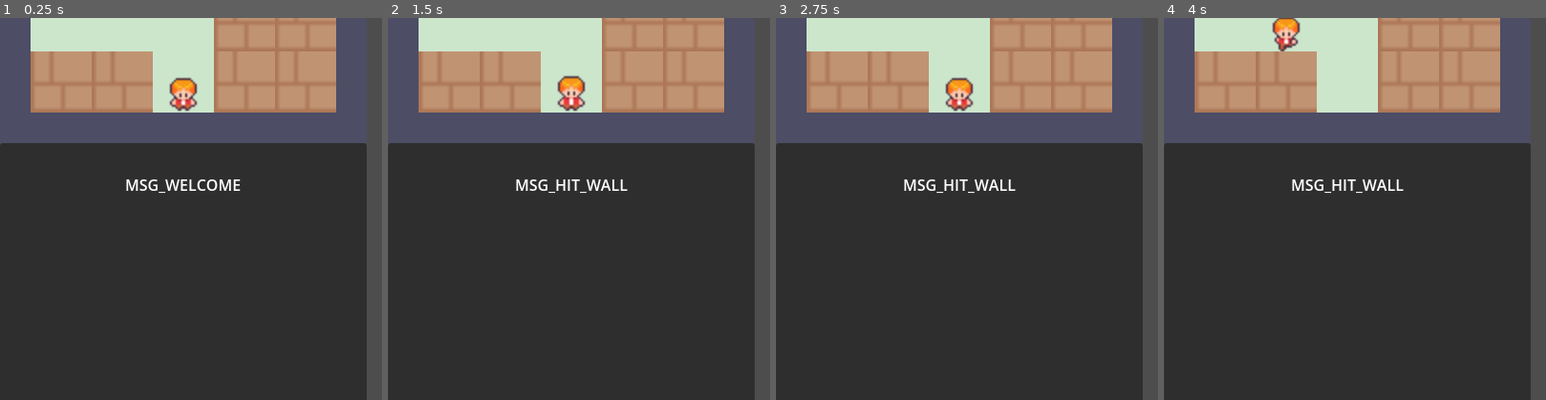
Above: before the commit, frames 1-4 (left to right).
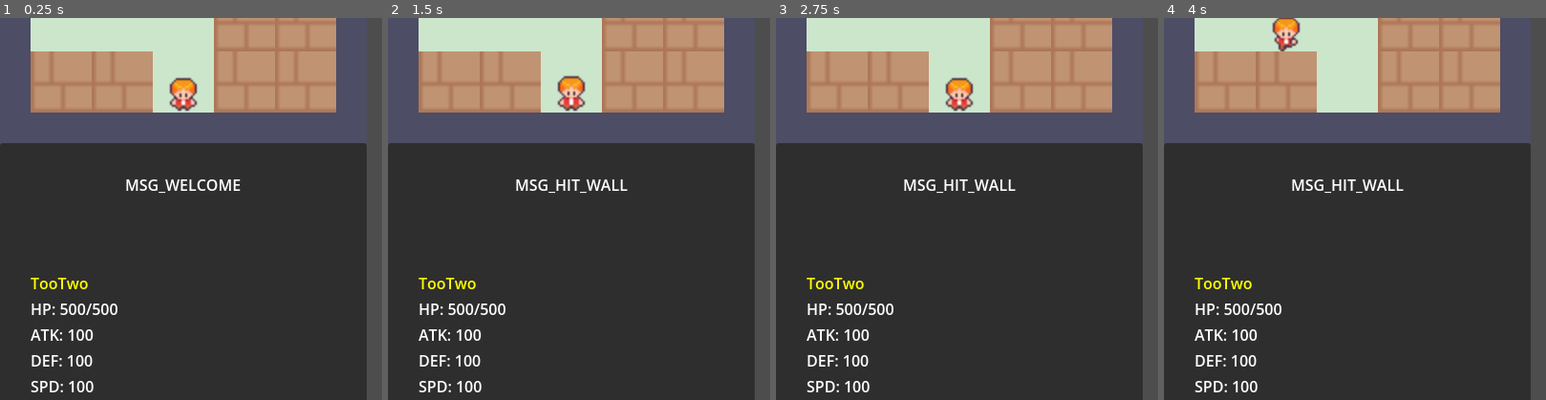
Above: after the commit, the same moments.

Repository: yifan-lee/ATB_Tower_Climber
Game: Godot game, scene res://scenes/main.tscn
The game is run twice, just before and just after one commit, with the same random seed, the same clock (stepped at 60 frames per second) and the same inputs. The project has no main scene, so this scene is started directly.
Inputs:
- Up to frame 1 (0.25 s): no input
- Up to frame 2 (1.5 s): tap Enter (ui_accept) at 0.5, 0.77, 1.25 s; hold Right (ui_right) 0.53-1.28 s; hold Down (ui_down) from 1.28 s (still down)
- Up to frame 3 (2.75 s): tap Enter (ui_accept) at 1.52 s; release Down (ui_down) at 2.03 s; hold Right (ui_right) from 2.03 s (still down)
- Up to frame 4 (4 s): release Right (ui_right) at 2.78 s; hold Up (ui_up) 2.78-3.53 s; tap Enter (ui_accept) at 3.02, 3.77 s; hold Left (ui_left) from 3.53 s (still down)
The pictures show only the part of the screen within x 0-50%, y 32-82%; the shares and areas given below are measured in that part.

The runs differ from the first frame. In frame 1, 1.2% of the frame differs, in the area x 8-31%, y 68-98%; in frame 2, 1.2%; in frame 3, 1.2%; in frame 4, 1.2%.

Commit message:
add stat info panel

Diff:
--- a/config/entity_db.gd
+++ b/config/entity_db.gd
@@ -17,6 +17,7 @@
             SkillDB.get_skill("basic_atk"),
             SkillDB.get_skill("heavy_strike"),
             SkillDB.get_skill("fireball"),
+            SkillDB.get_skill("one_hit"),
         ]
     )
 
--- a/config/skill_db.gd
+++ b/config/skill_db.gd
@@ -14,6 +14,9 @@
     db["fireball"] = Skill.new().setup(
         "SKILL_FIREBALL_NAME", 100, 8, "SKILL_FIREBALL_DESC"
     )
+    db["one_hit"] = Skill.new().setup(
+        "SKILL_ONE_HIT_NAME", 9999, 0, "SKILL_ONE_HIT_DESC"
+    )
 
 func get_skill(id: String) -> Skill:
     if db.has(id):
--- a/core/event_bus.gd
+++ b/core/event_bus.gd
@@ -19,5 +19,5 @@
 
 
 signal show_skill_menu(skills: Array) # 通知 UI 开启技能菜单
-signal hide_skill_menu() # 通知 UI 开启技能菜单
+# signal hide_skill_menu() # 通知 UI 开启技能菜单
 signal player_skill_chosen(skill: Skill) # UI 通知主逻辑玩家选了哪个技能
--- a/locale/texts.csv
+++ b/locale/texts.csv
@@ -11,4 +11,6 @@
 SKILL_HEAVY_DESC,奋力一击，造成巨额伤害，冷却3秒。,A powerful blow. Cooldown: 3 seconds.
 SKILL_FIREBALL_NAME,火球术,Fireball.
 SKILL_FIREBALL_DESC,对怪物造成巨额伤害，冷却5秒,Fireball. Cooldown: 5 seconds.
+SKILL_ONE_HIT_NAME,一击必杀,One Hit Kill
+SKILL_ONE_HIT_DESC,秒杀怪物,Kill Enemy
 DISPLAY_DAMAGE,伤害：,"Damage: "
--- a/scenes/battle.gd
+++ b/scenes/battle.gd
@@ -49,6 +49,7 @@
 	e_speed_px = BAR_WIDTH * (100.0 + enemy_stats.spd) / 400.0
 
 	EventBus.player_skill_chosen.connect(_on_player_skill_chosen)
+
 
 func _build_top_progress_bar():
 	var bar_bg = ColorRect.new()
--- a/ui/info_panel.gd
+++ b/ui/info_panel.gd
@@ -3,6 +3,7 @@
 
 const SystemMessageView = preload("res://ui/system_message_view.gd")
 const SkillMenuView = preload("res://ui/skill_menu_view.gd")
+const StatInfoView = preload("res://ui/stat_info_view.gd")
 
 func _ready():
 	# 让整个 Panel 填满 UIContainer 的大小
@@ -22,5 +23,8 @@
 	var message_view = SystemMessageView.new()
 	content_vbox.add_child(message_view)
 
+	var stat_info_view = StatInfoView.new()
+	content_vbox.add_child(stat_info_view)
+
 	var skill_menu = SkillMenuView.new()
 	content_vbox.add_child(skill_menu)
--- a/ui/skill_menu_view.gd
+++ b/ui/skill_menu_view.gd
@@ -14,20 +14,34 @@
 	size_flags_vertical = Control.SIZE_EXPAND_FILL
 	visible = false # 初始隐藏
 
+	_setup_skill_list_box()
+	_setup_desc_label_box()
+
+
+	EventBus.show_skill_menu.connect(_on_show_skill_menu)
+	EventBus.battle_ended.connect(_on_hide_skill_menu)
+
+func _setup_skill_list_box():
 	skill_list_box = VBoxContainer.new()
 	skill_list_box.size_flags_horizontal = Control.SIZE_EXPAND_FILL
+	skill_list_box.size_flags_vertical = Control.SIZE_FILL
+	skill_list_box.alignment = BoxContainer.ALIGNMENT_BEGIN
+
 	add_child(skill_list_box)
 
+func _setup_desc_label_box():
 	skill_desc_label = Label.new()
 	skill_desc_label.size_flags_horizontal = Control.SIZE_EXPAND_FILL
-	skill_desc_label.autowrap_mode = TextServer.AUTOWRAP_WORD_SMART
-	skill_desc_label.vertical_alignment = VERTICAL_ALIGNMENT_CENTER
+	skill_desc_label.size_flags_vertical = Control.SIZE_FILL
+
+	# 文本向上对齐
+	skill_desc_label.vertical_alignment = VERTICAL_ALIGNMENT_TOP
+	skill_desc_label.autowrap_mode = TextServer.AUTOWRAP_WORD_SMART # 自动换行防止穿帮
+
+	# 直接塞进本脚本的 HBoxContainer 里
 	add_child(skill_desc_label)
 
-	EventBus.show_skill_menu.connect(_on_show_skill_menu)
-	EventBus.hide_skill_menu.connect(_on_hide_skill_menu)
-
-func _on_hide_skill_menu():
+func _on_hide_skill_menu(_result: String = ""):
 	is_menu_active = false
 	visible = false
 
--- /dev/null
+++ b/ui/stat_info_view.gd
@@ -0,0 +1,55 @@
+# res://ui/stat_info_view.gd
+extends HBoxContainer
+
+var player_stats: Stats
+
+var hp_lbl: Label
+var atk_lbl: Label
+var def_lbl: Label
+var spd_lbl: Label
+
+func _ready():
+	size_flags_horizontal = Control.SIZE_EXPAND_FILL
+	size_flags_vertical = Control.SIZE_EXPAND_FILL
+
+	player_stats = EntityDB.get_stats("player")
+
+	var vbox = VBoxContainer.new()
+	vbox.size_flags_horizontal = Control.SIZE_EXPAND_FILL
+	add_child(vbox) # 修复了原先没有 add_child 的问题
+
+	vbox.add_child(_create_label(player_stats.entity_name, Color(1, 1, 0)))
+	hp_lbl = _create_label("")
+	atk_lbl = _create_label("")
+	def_lbl = _create_label("")
+	spd_lbl = _create_label("")
+
+	vbox.add_child(hp_lbl)
+	vbox.add_child(atk_lbl)
+	vbox.add_child(def_lbl)
+	vbox.add_child(spd_lbl)
+
+	_update_stats()
+
+	# 监听现成的战斗全局事件
+	EventBus.encounter_monster.connect(_on_encounter_monster)
+	EventBus.battle_ended.connect(_on_battle_ended)
+
+func _create_label(text: String, color: Color = Color.WHITE) -> Label:
+	var lbl = Label.new()
+	lbl.text = text
+	lbl.add_theme_color_override("font_color", color)
+	return lbl
+
+func _update_stats():
+	hp_lbl.text = "HP: " + str(player_stats.current_hp) + "/" + str(player_stats.max_hp)
+	atk_lbl.text = "ATK: " + str(player_stats.atk)
+	def_lbl.text = "DEF: " + str(player_stats.def)
+	spd_lbl.text = "SPD: " + str(player_stats.spd)
+
+func _on_encounter_monster(_id: String, _node: Node):
+	visible = false
+
+func _on_battle_ended(_result: String):
+	_update_stats()
+	visible = true
Binary file changed: locale/texts.en_US.translation
Binary file changed: locale/texts.zh_CN.translation
Not shown, added: ui/skill_menu_view.gd.uid
Not shown, added: ui/stat_info_view.gd.uid
Not shown, added: ui/system_message_view.gd.uid
